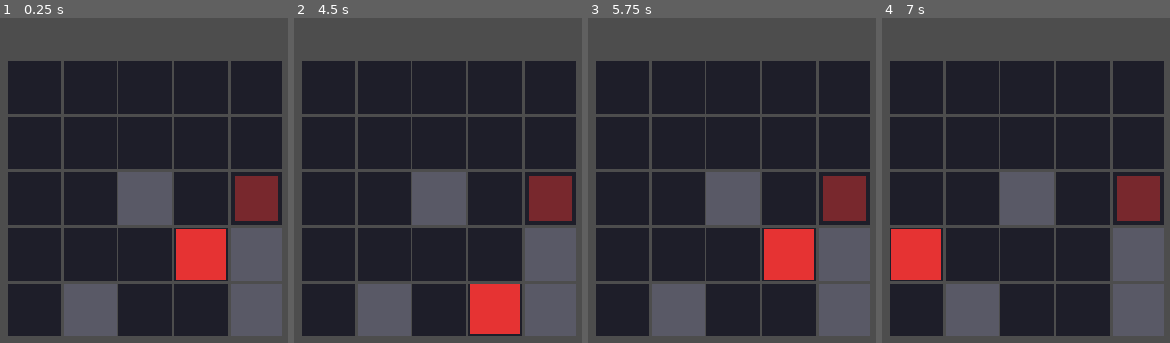
Above: before the commit, frames 1-4 (left to right).
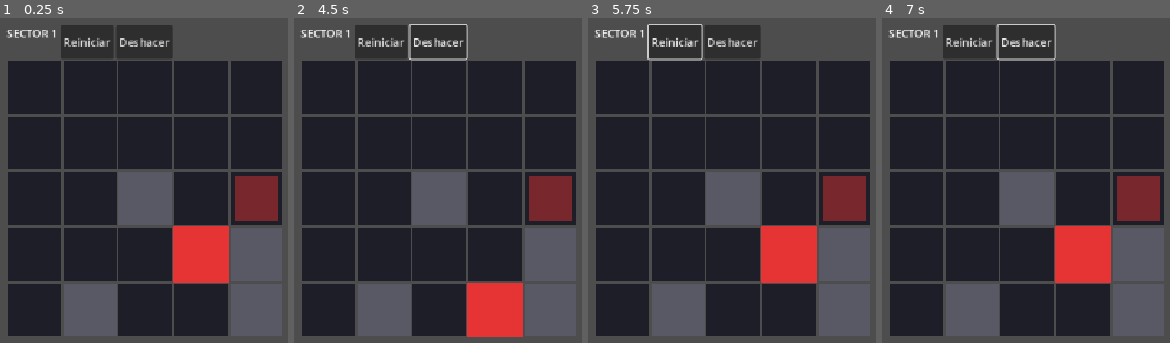
Above: after the commit, the same moments.

Repository: Cvelazquez3/Kroma
Game: Godot game, scene res://scenes/level_01.tscn
Two runs of this game, one before a commit and one after it. Both use one fixed random seed, a clock stepped at 60 frames per second and the inputs below.
Inputs (mouse positions are in pixels of both pictures, inside the frame that each line leads up to):
- Up to frame 1 (0.25 s): no input
- Up to frame 2 (4.5 s): click (380, 40) at 0.5 s, where only the run after the commit has a clickable "Reiniciar"; click (438, 40) at 1.25 s, where only the run after the commit has a clickable "Deshacer"; click (380, 40) at 2 s, where only the run after the commit has a clickable "Reiniciar"; click (380, 40) at 2.75 s, where only the run after the commit has a clickable "Reiniciar"; tap Enter at 3.5 s; move the mouse to (outside the picture) at 3.52 s; hold Right (move_right) 3.53-4.28 s; tap Tab at 3.6, 4.35 s; click (outside the picture) at 3.67 s; tap R (restart_level) at 4.25 s; move the mouse to (469, 265) at 4.27 s; hold Down (move_down) from 4.28 s (still down)
- Up to frame 3 (5.75 s): tap R (restart_level) at 5 s; move the mouse to (outside the picture) at 5.02 s; release Down (move_down) at 5.03 s; hold Right (move_right) from 5.03 s (still down); tap Z at 5.1 s; tap Tab at 5.3 s
- Up to frame 4 (7 s): tap R (restart_level) at 5.75, 6.5 s; move the mouse to (outside the picture) at 5.77 s; release Right (move_right) at 5.78 s; hold Up (move_up) 5.78-6.53 s; tap Tab at 5.85, 6.6 s; click (outside the picture) at 5.92 s; move the mouse to (outside the picture) at 6.52 s; hold Left (move_left) from 6.53 s (still down)

The runs differ from the first frame. In frame 1, 4.5% of the frame differs, in the area x 2-80%, y 2-82%; in frame 2, 4.8%; in frame 3, 4.8%; in frame 4, 10%, in the area x 2-80%, y 1-82%.

Commit message:
feat: implementar seleccion, fusion cromatica, HUD y transicion de niveles

Diff:
--- a/data/levels/level_01.json
+++ b/data/levels/level_01.json
@@ -5,16 +5,16 @@
   "sector": 1,
   "size": { "width": 5, "height": 5 },
   "walls": [
-    { "x": 1, "y": 4 },
-    { "x": 2, "y": 2 },
-    { "x": 4, "y": 3 },
-    { "x": 4, "y": 4 }
+	{ "x": 1, "y": 4 },
+	{ "x": 2, "y": 2 },
+	{ "x": 4, "y": 3 },
+	{ "x": 4, "y": 4 }
   ],
   "voids": [],
   "blocks": [
-    { "id": "b1", "x": 3, "y": 3, "color": "red" }
+	{ "id": "b1", "x": 3, "y": 3, "color": "red" }
   ],
   "receptors": [
-    { "x": 4, "y": 2, "color": "red" }
+	{ "x": 4, "y": 2, "color": "red" }
   ]
 }
--- /dev/null
+++ b/data/levels/level_02.json
@@ -0,0 +1,19 @@
+{
+  "version": 1,
+  "id": 2,
+  "name": "Nivel 2",
+  "sector": 1,
+  "size": { "width": 5, "height": 5 },
+  "walls": [
+	{"x": 2, "y": 1},
+	{"x": 1, "y": 4}
+],
+  "voids": [],
+  "blocks": [
+	{ "id": "b1", "x": 0, "y": 2, "color": "red" },
+	{ "id": "b2", "x": 4, "y": 2, "color": "yellow" }
+],
+  "receptors": [
+{ "x": 2, "y": 2, "color": "orange" }
+]
+}
--- /dev/null
+++ b/data/levels/level_fusion_test.json
@@ -0,0 +1,16 @@
+{
+  "version": 1,
+  "id": 99,
+  "name": "Prueba de fusion cromatica",
+  "sector": 1,
+  "size": { "width": 5, "height": 5 },
+  "walls": [],
+  "voids": [],
+  "blocks": [
+	{ "id": "b1", "x": 0, "y": 2, "color": "red" },
+	{ "id": "b2", "x": 4, "y": 2, "color": "yellow" }
+],
+  "receptors": [
+{ "x": 2, "y": 2, "color": "orange" }
+]
+}
--- a/scenes/level_01.gd
+++ b/scenes/level_01.gd
@@ -5,6 +5,9 @@
 	"red": Color(0.9, 0.2, 0.2),
 	"blue": Color(0.2, 0.4, 0.9),
 	"yellow": Color(0.95, 0.8, 0.2),
+	"purple": Color(0.6, 0.2, 0.8),
+	"green": Color(0.2, 0.8, 0.3),
+	"orange": Color(1.0, 0.5, 0.1),
 	"empty": Color(0.12, 0.12, 0.16),
 	"wall": Color(0.35, 0.35, 0.4)
 }
@@ -13,6 +16,7 @@
 var board: BoardState
 var block_nodes: Dictionary = {}
 var is_moving: bool = false
+var bloque_seleccionado: String = "b1"
 
 # Historial para Undo y Reinicio
 var history_stack: Array = []
@@ -35,6 +39,9 @@
 	initial_snapshot = board.snapshot()
 
 	_build_greybox()
+	_actualizar_seleccion_visual()
+	$HUD/HUDContainer/RestartButton.pressed.connect(_restart)
+	$HUD/HUDContainer/UndoButton.pressed.connect(_undo)
 
 func _build_greybox() -> void:
 	position = Vector2(100, 60)
@@ -70,11 +77,19 @@
 		blk.color = COLOR_MAP.get(b["color"], Color.WHITE)
 		blocks_container.add_child(blk)
 		block_nodes[b["id"]] = blk
+		blk.pivot_offset = blk.size / 2.0
 
 func _unhandled_input(event: InputEvent) -> void:
 	if is_moving:
 		return
-
+	if event is InputEventKey and event.pressed and not event.is_echo() and event.keycode == KEY_TAB:
+		var bloques := board.active_block_ids()
+		if not bloques.is_empty():
+			var indice := bloques.find(bloque_seleccionado)
+			bloque_seleccionado = bloques[(indice + 1) % bloques.size()]
+			_actualizar_seleccion_visual()
+			print("Bloque seleccionado: ", bloque_seleccionado)
+		return
 	if event.is_action_pressed("ui_up"):
 		_execute_move(Vector2i.UP)
 	elif event.is_action_pressed("ui_down"):
@@ -90,15 +105,20 @@
 
 func _execute_move(dir: Vector2i) -> void:
 	# Guardamos tanto el estado lógico como la posición visual previa
-	var blk: ColorRect = block_nodes["b1"]
+	var blk: ColorRect = block_nodes[bloque_seleccionado]
 	var snap := {
 		"board": board.snapshot(),
-		"pos": blk.position
+		"pos": blk.position,
+		"block_id": bloque_seleccionado
 	}
 
 	var path: Array = []
-	var result = board.apply_move("b1", dir, path)
-
+	var result = board.apply_move(bloque_seleccionado, dir, path)
+	var info_bloque: Dictionary = board.block_info(bloque_seleccionado)
+	if info_bloque.has("color"):
+		blk.color = COLOR_MAP.get(info_bloque["color"], Color.WHITE)
+	for id in block_nodes:
+		block_nodes[id].visible = not board.block_info(id).is_empty()
 	if result == BoardState.MoveResult.BLOCKED or result == BoardState.MoveResult.NOT_FOUND:
 		return
 
@@ -112,8 +132,21 @@
 
 		tween.finished.connect(func():
 			is_moving = false
+
+			if board.block_info(bloque_seleccionado).is_empty():
+				var disponibles := board.active_block_ids()
+				if not disponibles.is_empty():
+					bloque_seleccionado = disponibles[0]
+				_actualizar_seleccion_visual()
 			if result == BoardState.MoveResult.VICTORY:
-				print("¡NIVEL 1 COMPLETADO: SISTEMA ESTABILIZADO!")
+				print("¡Nivel completado!")
+				var siguiente_id: int = int(level_data.id) + 1
+				var siguiente_ruta: String = "res://data/levels/level_%02d.json" % siguiente_id
+
+				if FileAccess.file_exists(siguiente_ruta):
+					_cargar_nivel(siguiente_ruta)
+				else:
+					print("¡Has completado todos los niveles disponibles!")
 		)
 
 func _undo() -> void:
@@ -123,14 +156,14 @@
 	var prev_record: Dictionary = history_stack.pop_back()
 	board.restore(prev_record["board"])
 
-	# Restaurar de inmediato la posición en pantalla con animación
-	var blk: ColorRect = block_nodes["b1"]
-	is_moving = true
-	var tw := create_tween()
-	tw.tween_property(blk, "position", prev_record["pos"], 0.12).set_trans(Tween.TRANS_QUAD).set_ease(Tween.EASE_OUT)
-	tw.finished.connect(func():
-		is_moving = false
-	)
+	for id in block_nodes:
+		var info: Dictionary = board.block_info(id)
+		block_nodes[id].visible = not info.is_empty()
+		if not info.is_empty():
+			block_nodes[id].color = COLOR_MAP.get(info["color"], Color.WHITE)
+			block_nodes[id].position = Vector2(info["pos"].x * CELL_SIZE + 4, info["pos"].y * CELL_SIZE + 4)
+
+
 	print("Undo ejecutado. Pasos restantes: ", history_stack.size())
 
 func _restart() -> void:
@@ -139,10 +172,13 @@
 	board.restore(initial_snapshot)
 	history_stack.clear()
 
+	for b in level_data.blocks:
 	# Regresar visualmente al punto de partida
-	var blk: ColorRect = block_nodes["b1"]
-	var start_pos := Vector2(level_data.blocks[0]["pos"].x * CELL_SIZE + 4, level_data.blocks[0]["pos"].y * CELL_SIZE + 4)
-	blk.position = start_pos
+		var blk: ColorRect = block_nodes[b["id"]]
+		var start_pos := Vector2(b["pos"].x * CELL_SIZE + 4, b["pos"].y * CELL_SIZE + 4)
+		blk.position = start_pos
+		blk.color = COLOR_MAP.get(b["color"], Color.WHITE)
+		blk.visible = true
 	print("Nivel reiniciado.")
 
 func _sync_visuals() -> void:
@@ -159,3 +195,39 @@
 	# Nota: Si el snapshot guarda los datos de bloque, animamos de regreso
 	var target_pos := Vector2(level_data.blocks[0]["pos"].x * CELL_SIZE + 4, level_data.blocks[0]["pos"].y * CELL_SIZE + 4) if history_stack.is_empty() else blk.position
 	blk.position = target_pos
+
+func _actualizar_seleccion_visual() -> void:
+	for id in block_nodes:
+		var blk: ColorRect = block_nodes[id]
+		if id == bloque_seleccionado:
+			blk.scale = Vector2(1.12, 1.12)
+		else:
+			blk.scale = Vector2.ONE
+
+func _cargar_nivel(ruta: String) -> void:
+	var nuevo_nivel: LevelData = LevelLoader.load_from_file(ruta)
+
+	if not nuevo_nivel.is_valid():
+		push_error("No se pudo cargar el nivel: " + ruta)
+		return
+
+	level_data = nuevo_nivel
+	board = BoardState.new()
+	board.init_from_level(level_data)
+
+	initial_snapshot = board.snapshot()
+	history_stack.clear()
+	is_moving = false
+
+	for contenedor in [board_container, receptors_container, blocks_container]:
+		for hijo in contenedor.get_children():
+			contenedor.remove_child(hijo)
+			hijo.queue_free()
+
+	block_nodes.clear()
+	bloque_seleccionado = level_data.blocks[0]["id"]
+
+	_build_greybox()
+	_actualizar_seleccion_visual()
+
+	$HUD/HUDContainer/SectorLabel.text = "SECTOR " + str(level_data.sector)
--- a/scenes/level_01.tscn
+++ b/scenes/level_01.tscn
@@ -10,3 +10,24 @@
 [node name="ReceptorsContainer" type="Node2D" parent="." unique_id=1619365848]
 
 [node name="BlocksContainer" type="Node2D" parent="." unique_id=763723059]
+
+[node name="HUD" type="CanvasLayer" parent="." unique_id=445884880]
+
+[node name="HUDContainer" type="HBoxContainer" parent="HUD" unique_id=1423805898]
+offset_left = 100.0
+offset_top = 10.0
+offset_right = 339.0
+offset_bottom = 59.0
+
+[node name="SectorLabel" type="Label" parent="HUD/HUDContainer" unique_id=174632079]
+layout_mode = 2
+text = "SECTOR 1
+"
+
+[node name="RestartButton" type="Button" parent="HUD/HUDContainer" unique_id=1472122340]
+layout_mode = 2
+text = "Reiniciar"
+
+[node name="UndoButton" type="Button" parent="HUD/HUDContainer" unique_id=1261819074]
+layout_mode = 2
+text = "Deshacer"
--- a/scripts/controllers/game_controller.gd
+++ b/scripts/controllers/game_controller.gd
@@ -9,6 +9,8 @@
 # Historial para Undo y reinicio.
 var history: HistoryController
 
+# Identificador del bloque seleccionado por el jugador.
+var bloque_seleccionado: String = ""
 
 func _ready() -> void:
 	# Crear el tablero y el historial.
@@ -27,6 +29,7 @@
 	# Inicializar el tablero con la logica de Christian.
 	board.init_from_level(level)
 	history.iniciar_nivel(board)
+	bloque_seleccionado = board.active_block_ids()[0] if not board.active_block_ids().is_empty() else ""
 
 	print("GameController inicializado")
 	print("Nivel cargado: ", level.level_name)
@@ -80,7 +83,7 @@
 		return
 
 	# Seleccionar el primer bloque activo para esta prueba.
-	var bloque_id: String = bloques[0]
+	var bloque_id: String = bloque_seleccionado if bloque_seleccionado in bloques else bloques[0]
 
 	# Guardar el estado anterior.
 	var estado_anterior: Dictionary = board.snapshot()
@@ -103,3 +106,16 @@
 
 	# Regresar al estado IDLE.
 	$"../InputController".finalizar_movimiento()
+
+func seleccionar_bloque(id: String) -> void:
+	if id not in board.active_block_ids():
+		return
+	bloque_seleccionado = id
+
+func seleccionar_siguiente_bloque() -> void:
+	var bloques := board.active_block_ids()
+	if bloques.is_empty():
+		return
+
+	var indice_actual: int = bloques.find(bloque_seleccionado)
+	bloque_seleccionado = bloques[(indice_actual + 1) % bloques.size()]
--- a/scripts/controllers/input_controller.gd
+++ b/scripts/controllers/input_controller.gd
@@ -23,6 +23,8 @@
 
 signal deshacer_solicitado
 signal reiniciar_solicitado
+@warning_ignore("unused_signal")
+signal cambiar_bloque_solicitado
 
 
 func _unhandled_key_input(event: InputEvent) -> void:
@@ -36,6 +38,10 @@
 	if event.is_action_pressed("restart_level"):
 		if estado_actual == Estado.IDLE:
 			reiniciar_solicitado.emit()
+		return
+
+	if event.keycode == KEY_TAB and estado_actual == Estado.IDLE:
+		cambiar_bloque_solicitado.emit()
 		return
 	# Bloquear movimientos mientras se desliza
 	if estado_actual != Estado.IDLE:
